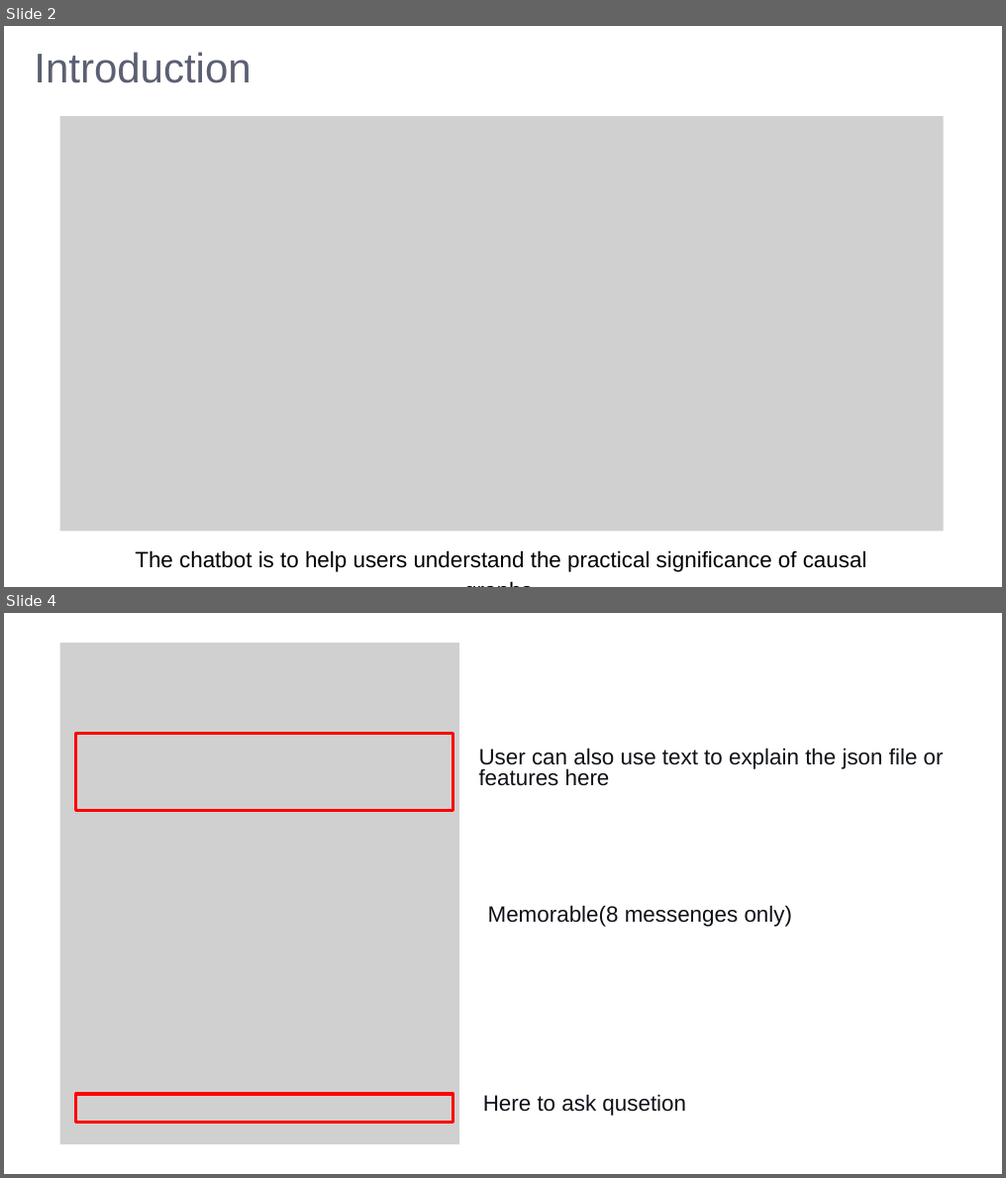
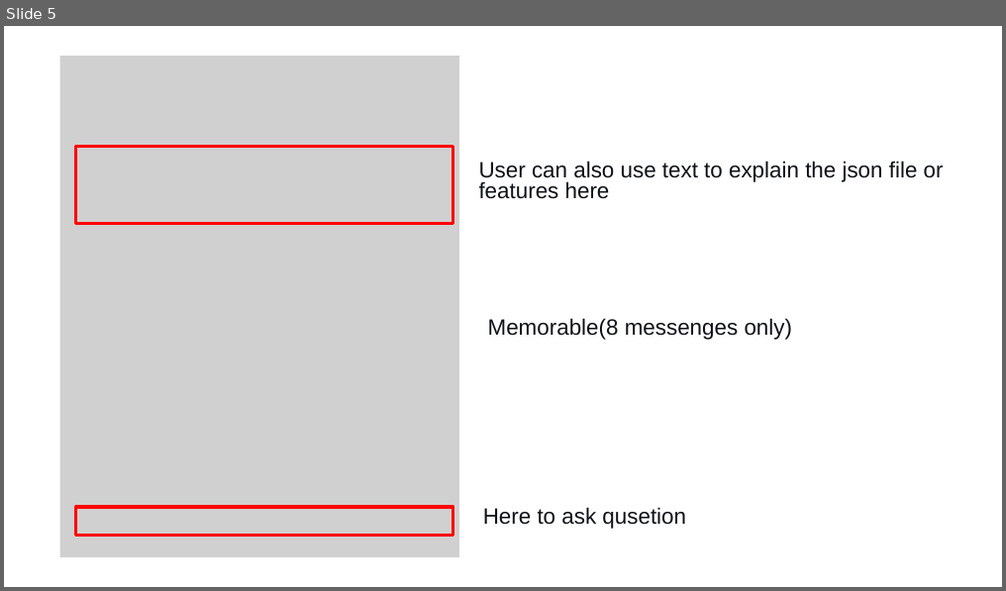
Before and after one commit to LeeMoofon0222/Vizuro_Intern, a slide deck: causalAi_chatBot/Chatbot.pptx. Shown one above the other, each under a label of ours: slides 2 and 4 before the commit, slide 5 after it; the slides between them are not shown. The pictures are 1006x1178 and 1006x591 pixels, drawn with LibreOffice and Linux fonts; fonts in the diff are those of the drawing; grey boxes stand for pictures. Boxes give left, top, right and bottom in pixels: in the first picture for what was removed or moved away, otherwise in the second. Text is boxed around its words. In the diff, an @@ line names an element or a change of style, - is before the commit and + after.

Commit message:
Chatbot RAG version

```diff
--- a/causalAi_chatBot/Chatbot.pptx
+++ b/causalAi_chatBot/Chatbot.pptx
@@ slide 2 removed at <box>4,26,1002,587</box>, background #FFFFFF @@
@@ text removed at <box>34,52,251,83</box> @@
-Introduction
@@ picture removed at <box>59,116,944,532</box> @@
@@ text removed at <box>135,551,867,572</box> @@
-The chatbot is to help users understand the practical significance of causal graphs,
@@ what was slide 4 is now slide 5 @@
```
Also in this commit, not shown: 3 slides changed, 3 slides added, 7 other files.
